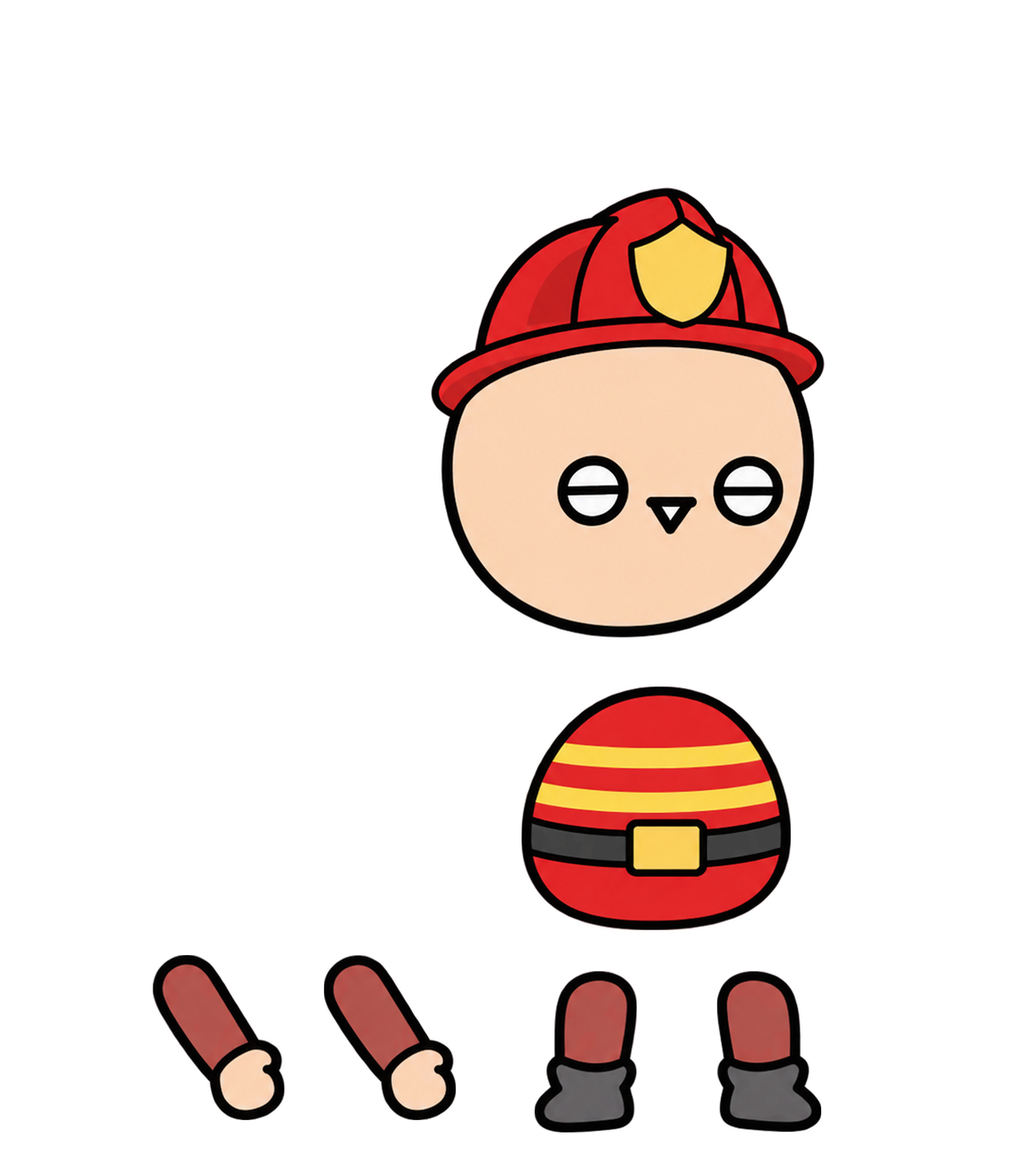
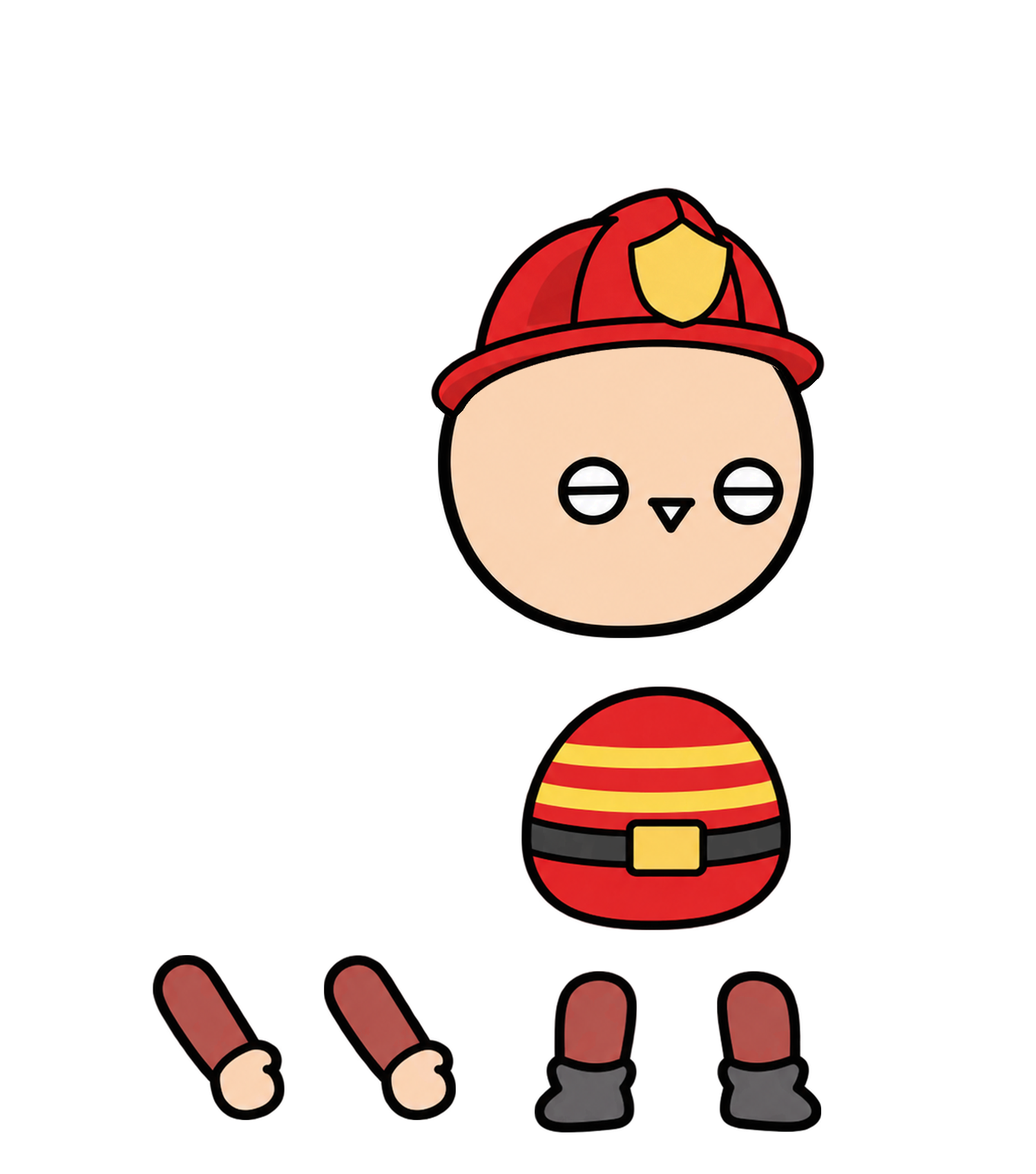
Layers edited between the first and the second 1036 × 1174 image:
painted on "머리" over [435, 289, 819, 640]
